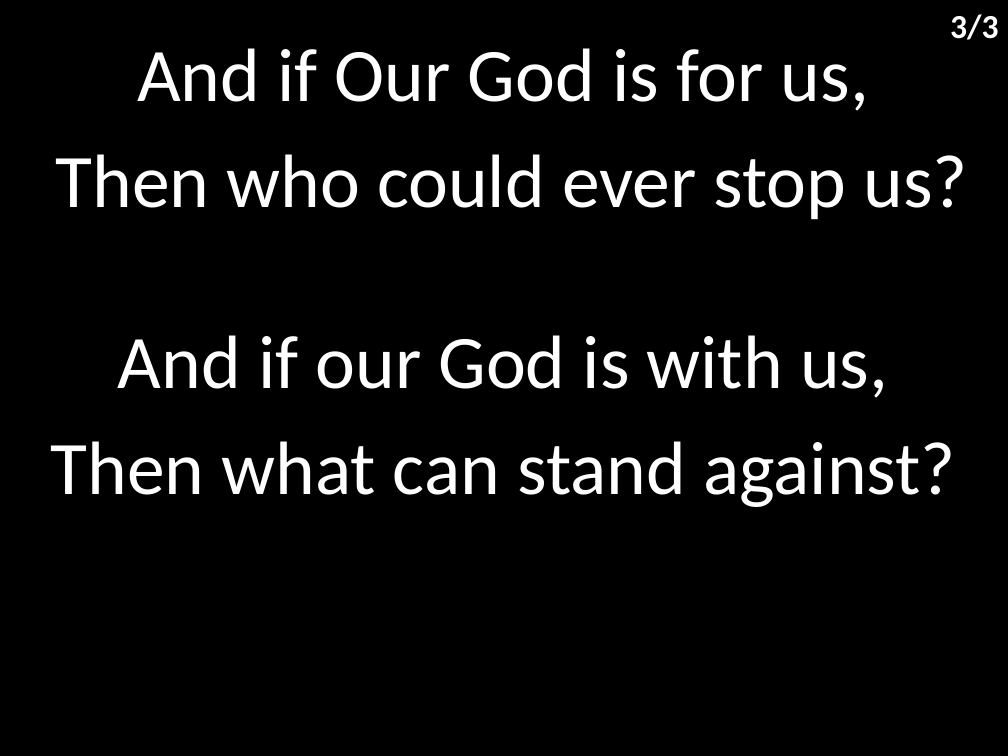
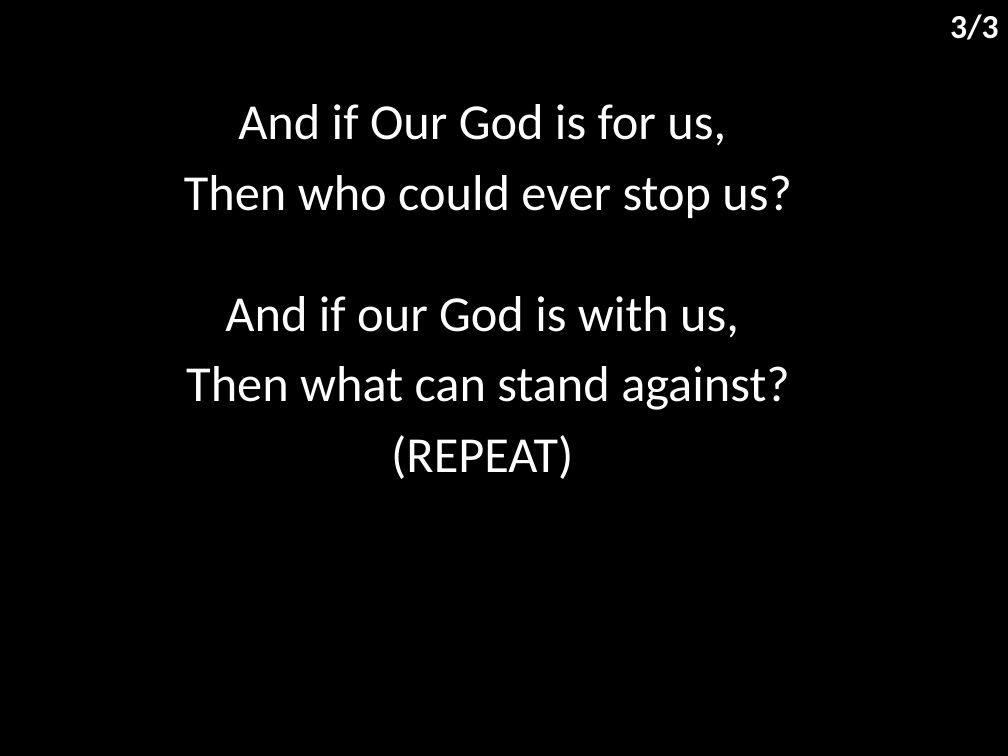
Before and after one commit to hoo-are-ya/worship, a slide deck: slide 4 of docs/songs/our god.pptx. Drawn at 1008x756 pixels with LibreOffice and Linux fonts; fonts in the diff are those of the drawing. Boxes give left, top, right and bottom in pixels: in the first picture for what was removed or moved away, otherwise in the second. Text is boxed around its words. In the diff, an @@ line names an element or a change of style, - is before the commit and + after.

```diff
--- a/docs/songs/our god.pptx
+++ b/docs/songs/our god.pptx
@@ subtitle "And if Our God is ...": place and size @@
-subtitle "And if Our God is ..." at box(51, 48, 967, 507)
+subtitle "And if Our God is ..." at box(184, 104, 792, 479)
@@ subtitle at box(184, 104, 792, 410): size 54 to 36 pt; less space between paragraphs @@
@@ subtitle at box(391, 435, 573, 479): paragraph added @@
+(REPEAT)
```
Also in this commit, not shown: 2 other slides changed, 6 other files.
